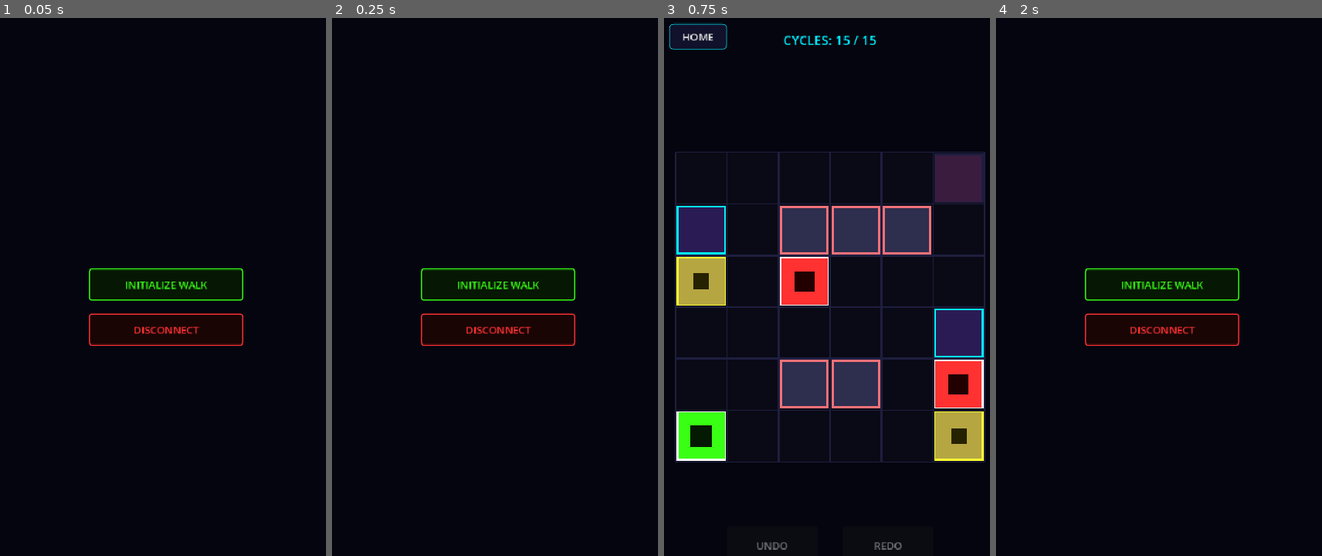
Above: before the commit, frames 1-4 (left to right).
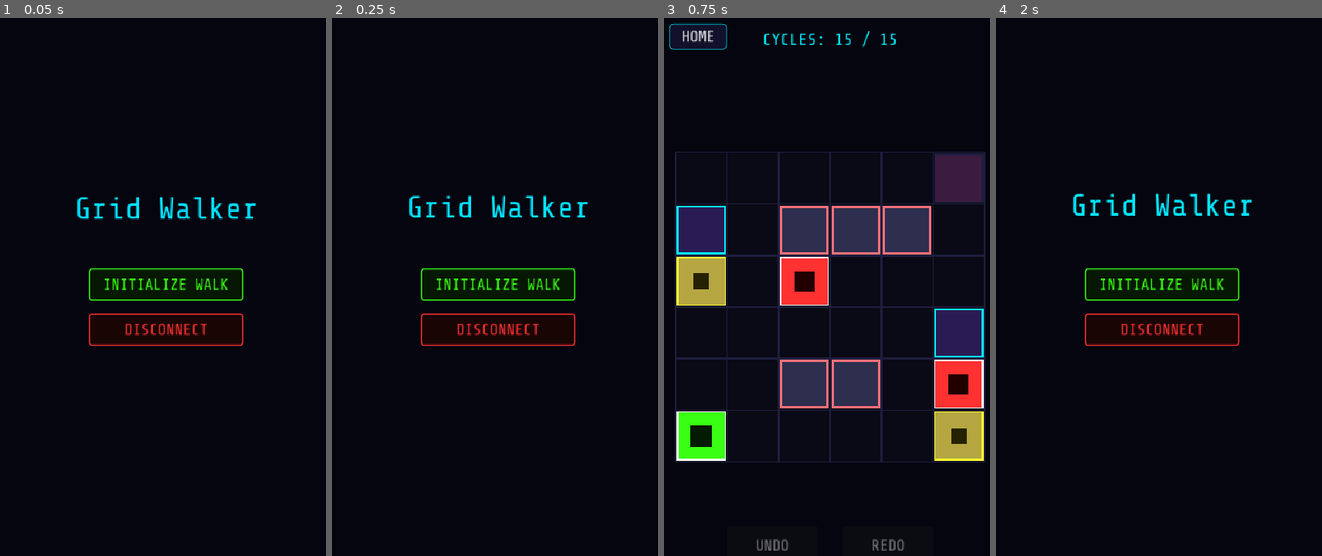
Above: after the commit, the same moments.

Repository: Kartikesh07/grid-walker
Game: Godot game, scene res://title_menu.tscn
The game is run twice, just before and just after one commit, with the same random seed, the same clock (stepped at 60 frames per second) and the same inputs.
Inputs:
- Up to frame 1 (0.05 s): no input
- Up to frame 2 (0.25 s): no input
- Up to frame 3 (0.75 s): click "INITIALIZE WALK" at 0.5 s
- Up to frame 4 (2 s): click "HOME" at 1.25 s

The runs differ from the first frame. In frame 1, 1.7% of the frame differs, in the area x 23-79%, y 33-60%; in frame 2, 1.6%; in frame 3, 0.8%; in frame 4, 1.7%.

Commit message:
style: polish title menu layout centering and glowing neon breathing animation

Diff:
--- a/main.tscn
+++ b/main.tscn
@@ -3,6 +3,7 @@
 [ext_resource type="Script" uid="uid://co6yg6r6235f6" path="res://src/game_manager.gd" id="1_0xm2m"]
 [ext_resource type="Script" uid="uid://tpeghwfnimhw" path="res://src/scenes/level_view.gd" id="1_ig7tw"]
 [ext_resource type="Script" uid="uid://0jj534iswaqy" path="res://src/scenes/hud.gd" id="3_h2yge"]
+[ext_resource type="FontFile" uid="uid://k6fsar40k6gh" path="res://Fonts/ShareTechMono-Regular.ttf" id="4_1bvp3"]
 
 [sub_resource type="StyleBoxFlat" id="StyleBoxFlat_4btf5"]
 bg_color = Color(0.050980393, 0.050980393, 0.12941177, 1)
@@ -118,6 +119,7 @@
 offset_top = 30.0
 offset_bottom = 90.0
 grow_horizontal = 2
+theme_override_fonts/font = ExtResource("4_1bvp3")
 theme_override_font_sizes/font_size = 28
 horizontal_alignment = 1
 vertical_alignment = 1
@@ -129,6 +131,8 @@
 offset_right = 170.0
 offset_bottom = 190.0
 theme_override_colors/font_color = Color(1, 1, 1, 1)
+theme_override_fonts/font = ExtResource("4_1bvp3")
+theme_override_font_sizes/font_size = 24
 theme_override_styles/normal = SubResource("StyleBoxFlat_mktl6")
 theme_override_styles/hover = SubResource("StyleBoxFlat_j7f80")
 text = "RETRY"
@@ -140,6 +144,8 @@
 offset_right = 320.0
 offset_bottom = 190.0
 theme_override_colors/font_color = Color(1, 1, 1, 1)
+theme_override_fonts/font = ExtResource("4_1bvp3")
+theme_override_font_sizes/font_size = 24
 theme_override_styles/normal = SubResource("StyleBoxFlat_mktl6")
 theme_override_styles/hover = SubResource("StyleBoxFlat_j7f80")
 text = "UNDO MOVE"
@@ -151,6 +157,8 @@
 offset_top = 200.0
 offset_right = 250.0
 offset_bottom = 231.0
+theme_override_fonts/font = ExtResource("4_1bvp3")
+theme_override_font_sizes/font_size = 24
 theme_override_styles/normal = SubResource("StyleBoxFlat_mktl6")
 theme_override_styles/hover = SubResource("StyleBoxFlat_j7f80")
 text = "MAIN MENU"
@@ -163,6 +171,8 @@
 offset_top = 150.0
 offset_right = 320.0
 offset_bottom = 190.0
+theme_override_fonts/font = ExtResource("4_1bvp3")
+theme_override_font_sizes/font_size = 24
 theme_override_styles/normal = SubResource("StyleBoxFlat_mktl6")
 theme_override_styles/hover = SubResource("StyleBoxFlat_j7f80")
 text = "NEXT LEVEL"
@@ -185,6 +195,8 @@
 custom_minimum_size = Vector2(0, 50)
 layout_mode = 2
 size_flags_horizontal = 3
+theme_override_fonts/font = ExtResource("4_1bvp3")
+theme_override_font_sizes/font_size = 24
 theme_override_styles/normal = SubResource("StyleBoxFlat_arwa0")
 theme_override_styles/hover = SubResource("StyleBoxFlat_j3rxf")
 text = "UNDO"
@@ -193,6 +205,8 @@
 custom_minimum_size = Vector2(0, 50)
 layout_mode = 2
 size_flags_horizontal = 3
+theme_override_fonts/font = ExtResource("4_1bvp3")
+theme_override_font_sizes/font_size = 24
 theme_override_styles/normal = SubResource("StyleBoxFlat_m2f1d")
 theme_override_styles/hover = SubResource("StyleBoxFlat_4pl41")
 text = "REDO"
@@ -207,7 +221,8 @@
 offset_bottom = 90.0
 grow_horizontal = 2
 theme_override_colors/font_color = Color(0, 0.9411765, 1, 1)
-theme_override_font_sizes/font_size = 20
+theme_override_fonts/font = ExtResource("4_1bvp3")
+theme_override_font_sizes/font_size = 26
 text = "CYCLES: 15 / 15"
 horizontal_alignment = 1
 vertical_alignment = 1
@@ -218,6 +233,8 @@
 offset_top = 40.0
 offset_right = 110.0
 offset_bottom = 80.0
+theme_override_fonts/font = ExtResource("4_1bvp3")
+theme_override_font_sizes/font_size = 24
 theme_override_styles/normal = SubResource("StyleBoxFlat_arwa0")
 theme_override_styles/hover = SubResource("StyleBoxFlat_j3rxf")
 text = "HOME"
--- a/title_menu.tscn
+++ b/title_menu.tscn
@@ -1,6 +1,7 @@
 [gd_scene format=3 uid="uid://dmq4re613xff5"]
 
 [ext_resource type="Script" uid="uid://dpn7gwdj4hwis" path="res://src/scenes/title_menu.gd" id="1_cgpkj"]
+[ext_resource type="FontFile" uid="uid://k6fsar40k6gh" path="res://Fonts/ShareTechMono-Regular.ttf" id="2_w37us"]
 
 [sub_resource type="StyleBoxFlat" id="StyleBoxFlat_w37us"]
 bg_color = Color(0.023529412, 0.09411765, 0.011764706, 1)
@@ -50,6 +51,40 @@
 corner_radius_bottom_right = 4
 corner_radius_bottom_left = 4
 
+[sub_resource type="Animation" id="Animation_mgd1j"]
+resource_name = "pulse_glow"
+length = 2.0
+loop_mode = 1
+tracks/0/type = "value"
+tracks/0/imported = false
+tracks/0/enabled = true
+tracks/0/path = NodePath("Title:position")
+tracks/0/interp = 1
+tracks/0/loop_wrap = true
+tracks/0/keys = {
+"times": PackedFloat32Array(0, 1, 2),
+"transitions": PackedFloat32Array(1, 1, 1),
+"update": 0,
+"values": [Vector2(127.5, 300), Vector2(127.5, 290), Vector2(127.5, 300)]
+}
+tracks/1/type = "value"
+tracks/1/imported = false
+tracks/1/enabled = true
+tracks/1/path = NodePath("Title:modulate")
+tracks/1/interp = 1
+tracks/1/loop_wrap = true
+tracks/1/keys = {
+"times": PackedFloat32Array(0, 1, 2),
+"transitions": PackedFloat32Array(1, 1, 1),
+"update": 0,
+"values": [Color(0, 0.9411765, 1, 1), Color(1, 1, 1, 1), Color(0, 0.9411765, 1, 1)]
+}
+
+[sub_resource type="AnimationLibrary" id="AnimationLibrary_f2vs7"]
+_data = {
+&"pulse_glow": SubResource("Animation_mgd1j")
+}
+
 [node name="TitleMenu" type="Control" unique_id=16565927]
 layout_mode = 3
 anchors_preset = 15
@@ -80,6 +115,8 @@
 layout_mode = 2
 theme_override_colors/font_color = Color(0.22352941, 1, 0.078431375, 1)
 theme_override_colors/font_hover_color = Color(0.039215688, 0.039215688, 0.08627451, 1)
+theme_override_fonts/font = ExtResource("2_w37us")
+theme_override_font_sizes/font_size = 24
 theme_override_styles/normal = SubResource("StyleBoxFlat_w37us")
 theme_override_styles/hover = SubResource("StyleBoxFlat_mgd1j")
 text = "INITIALIZE WALK"
@@ -90,6 +127,33 @@
 layout_mode = 2
 theme_override_colors/font_color = Color(1, 0.19215687, 0.19215687, 1)
 theme_override_colors/font_hover_color = Color(0.039215688, 0.039215688, 0.08627451, 1)
+theme_override_fonts/font = ExtResource("2_w37us")
+theme_override_font_sizes/font_size = 24
 theme_override_styles/normal = SubResource("StyleBoxFlat_f2vs7")
 theme_override_styles/hover = SubResource("StyleBoxFlat_y7hm8")
 text = "DISCONNECT"
+
+[node name="Title" type="Label" parent="." unique_id=82735332]
+modulate = Color(0, 0.9411765, 1, 1)
+layout_mode = 1
+anchors_preset = 8
+anchor_left = 0.5
+anchor_top = 0.5
+anchor_right = 0.5
+anchor_bottom = 0.5
+offset_left = -142.5
+offset_top = -180.0
+offset_right = 142.5
+offset_bottom = -125.0
+grow_horizontal = 2
+grow_vertical = 2
+theme_override_colors/font_color = Color(0, 0.9411765, 1, 1)
+theme_override_fonts/font = ExtResource("2_w37us")
+theme_override_font_sizes/font_size = 48
+text = "Grid Walker"
+horizontal_alignment = 1
+vertical_alignment = 1
+
+[node name="AnimationPlayer" type="AnimationPlayer" parent="." unique_id=485983223]
+libraries/ = SubResource("AnimationLibrary_f2vs7")
+autoplay = &"pulse_glow"
Binary file added: Fonts/ShareTechMono-Regular.ttf
Not shown, added: Fonts/ShareTechMono-Regular.ttf.import
Not shown, changed: export_presets.cfg
